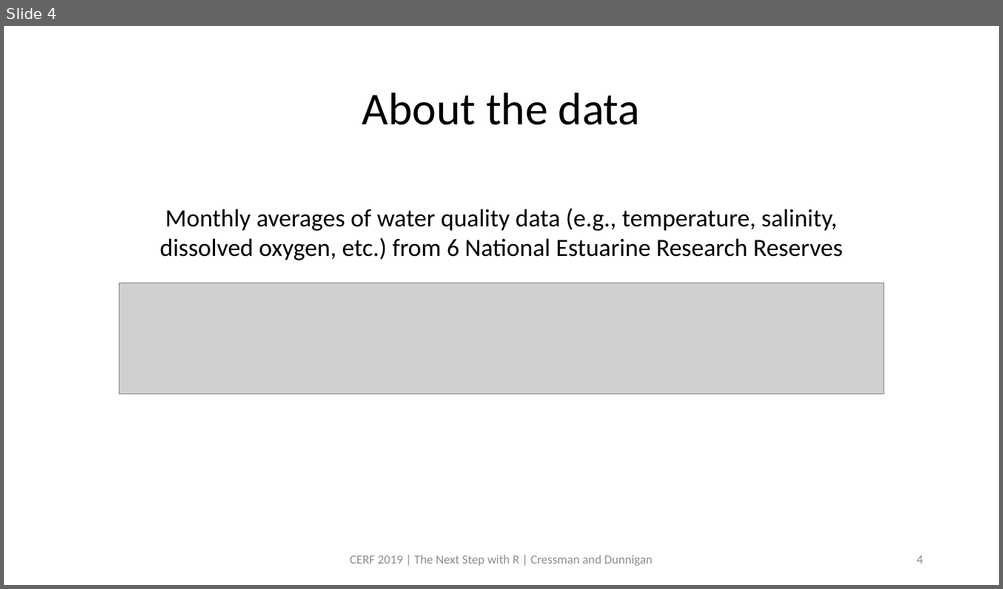
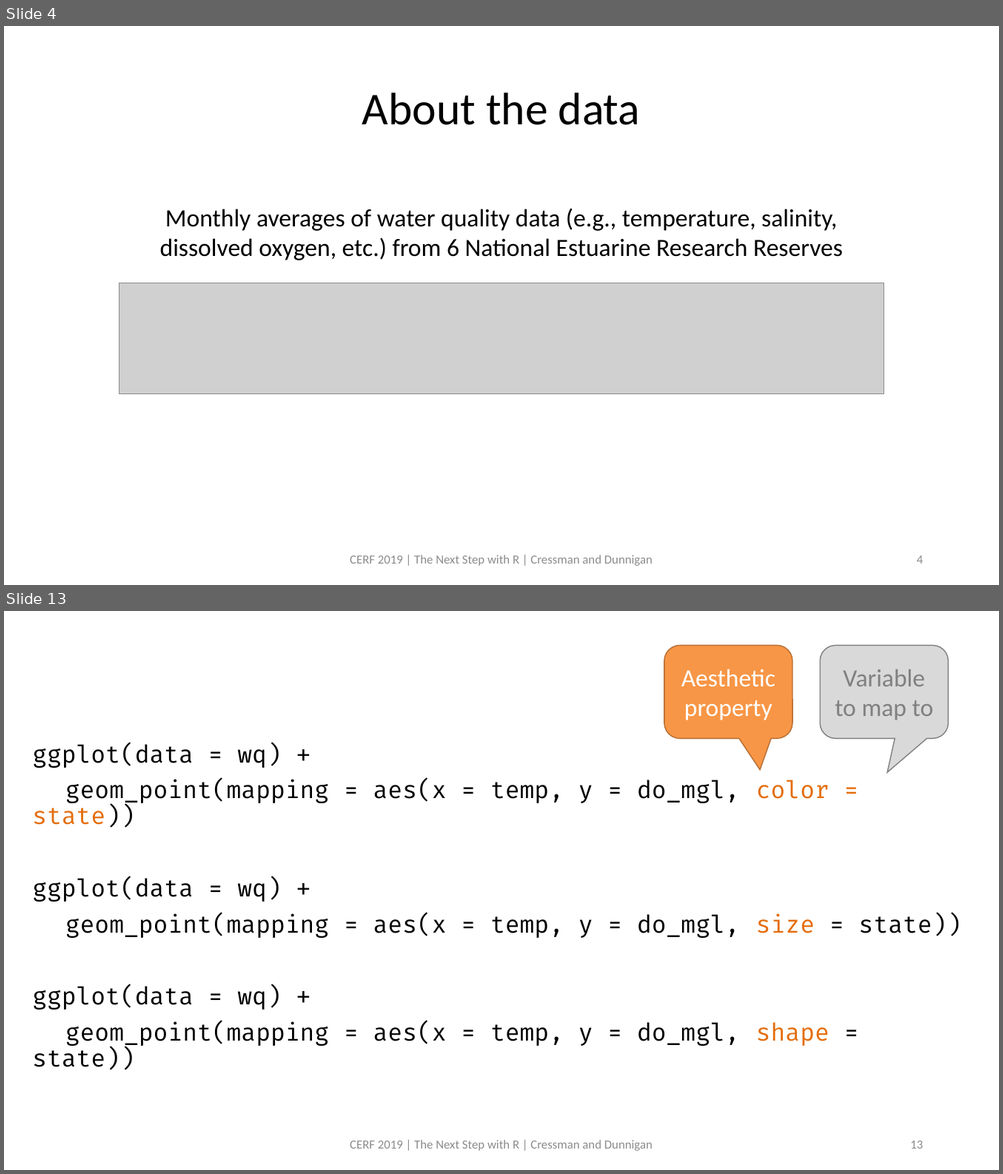
Before and after one commit to swmpkim/2019_CERF, a slide deck: slides/01_Visualize.pptx. Shown one above the other, each under a label of ours: slide 4 before the commit, slides 4 and 13 after it; the slides between them are not shown. The pictures are 1003x589 and 1003x1174 pixels, drawn with LibreOffice and Linux fonts; fonts in the diff are those of the drawing; grey boxes stand for pictures. Boxes give left, top, right and bottom in pixels: in the first picture for what was removed or moved away, otherwise in the second. Text is boxed around its words. In the diff, an @@ line names an element or a change of style, - is before the commit and + after.

```diff
--- a/slides/01_Visualize.pptx
+++ b/slides/01_Visualize.pptx
@@ slide 13 added at <box>4,611,999,1170</box>, background #FFFFFF @@
@@ rounded speech box added at <box>664,645,793,738</box>, fill #F79646, outline #B76F34 1 pt, 24 pt, text #FFFFFF @@
+Aesthetic property
@@ rounded speech box added at <box>819,645,948,738</box>, fill #D9D9D9, outline #808080 1 pt, 24 pt, text #808080 @@
+Variable to map to
@@ text added at <box>32,744,962,1071</box>, 23 pt, text #000000 @@
+ggplot(data = wq) +
+geom_point(mapping = aes(x = temp, y = do_mgl, color = state))
+ggplot(data = wq) +
+geom_point(mapping = aes(x = temp, y = do_mgl, size = state))
+ggplot(data = wq) +
+geom_point(mapping = aes(x = temp, y = do_mgl, shape = state))
@@ text added at <box>350,1140,652,1151</box>, 12 pt, text #8C8C8C @@
+CERF 2019 | The Next Step with R | Cressman and Dunnigan
@@ page number added at <box>910,1141,922,1149</box>, 12 pt, text #8C8C8C @@
+13
```
Also in this commit, not shown: 6 slides changed, 15 other slides added, 1 other file.
